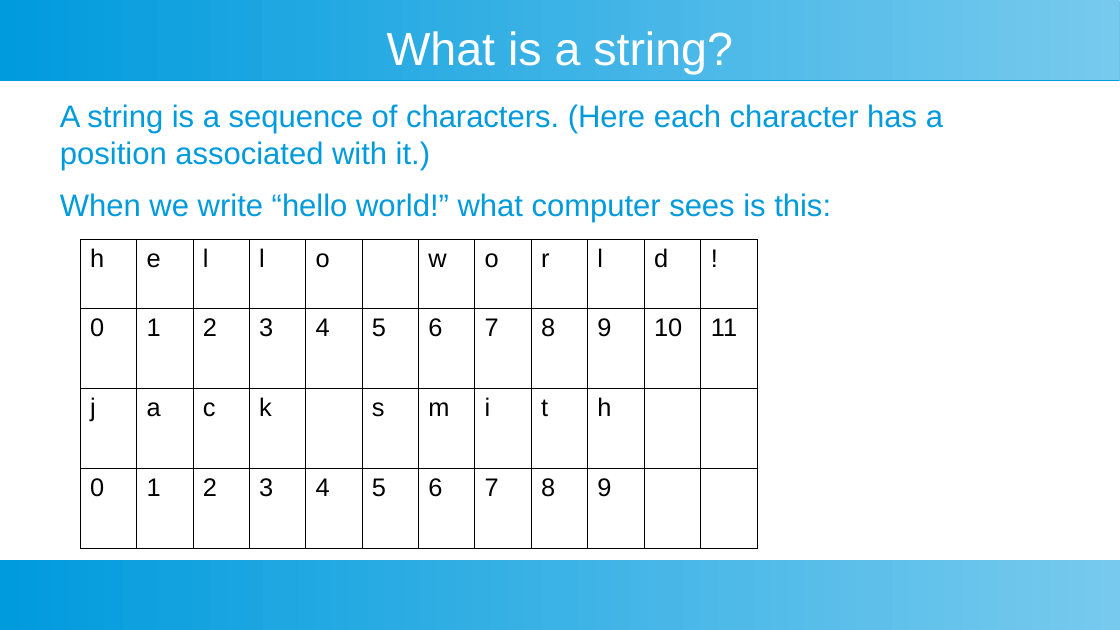
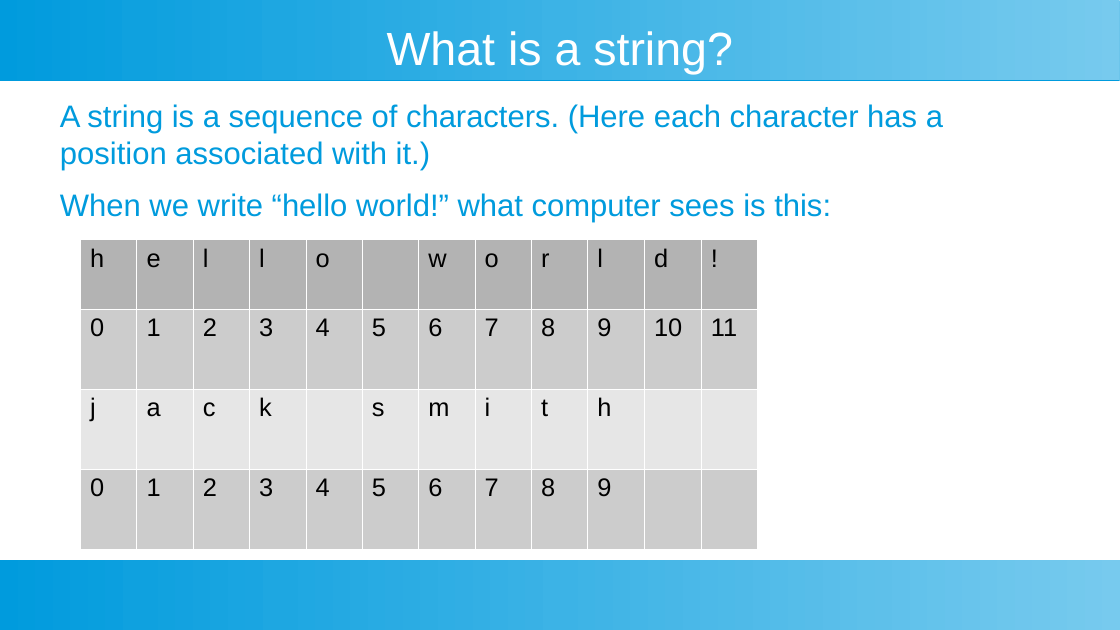
Before and after one commit to ashishjain1547/public_lessons_in_python, a slide deck: slide 2 of Ch 4 - Strings/Strings.odp. Drawn at 1120x630 pixels with LibreOffice and Linux fonts; fonts in the diff are those of the drawing. Boxes give left, top, right and bottom in pixels: in the first picture for what was removed or moved away, otherwise in the second. Text is boxed around its words. In the diff, an @@ line names an element or a change of style, - is before the commit and + after.

```diff
--- a/Ch 4 - Strings/Strings.odp
+++ b/Ch 4 - Strings/Strings.odp
@@ table at (80,240,754,549) @@
@@ fill none to #B3B3B3 in 11 cells @@
@@ fill none to #CCCCCC in 22 cells @@
@@ fill none to #E6E6E6 in 9 cells @@
@@ borders changed @@
```
Also in this commit, not shown: 3 other slides changed, 16 other files.
